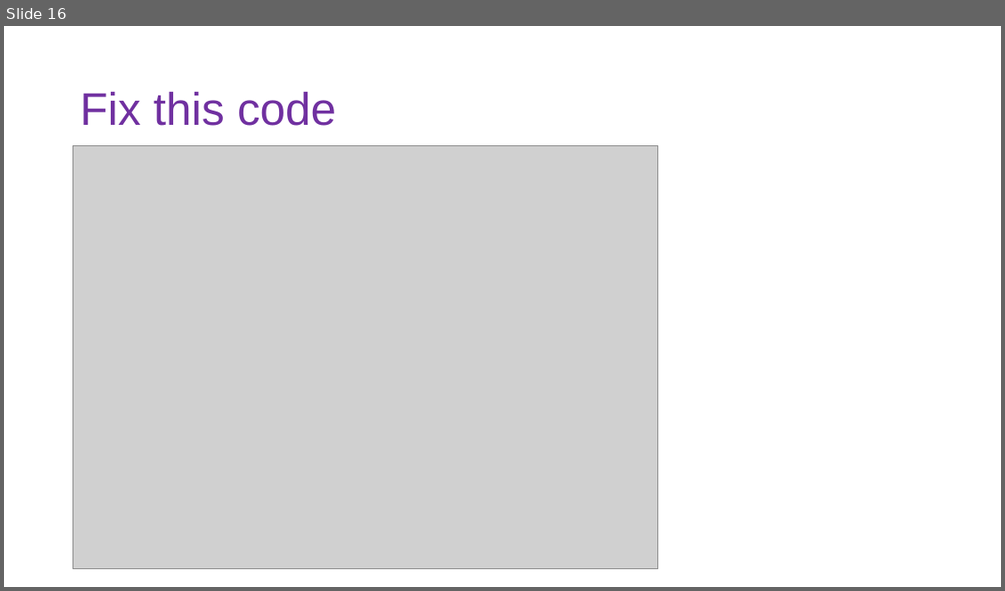
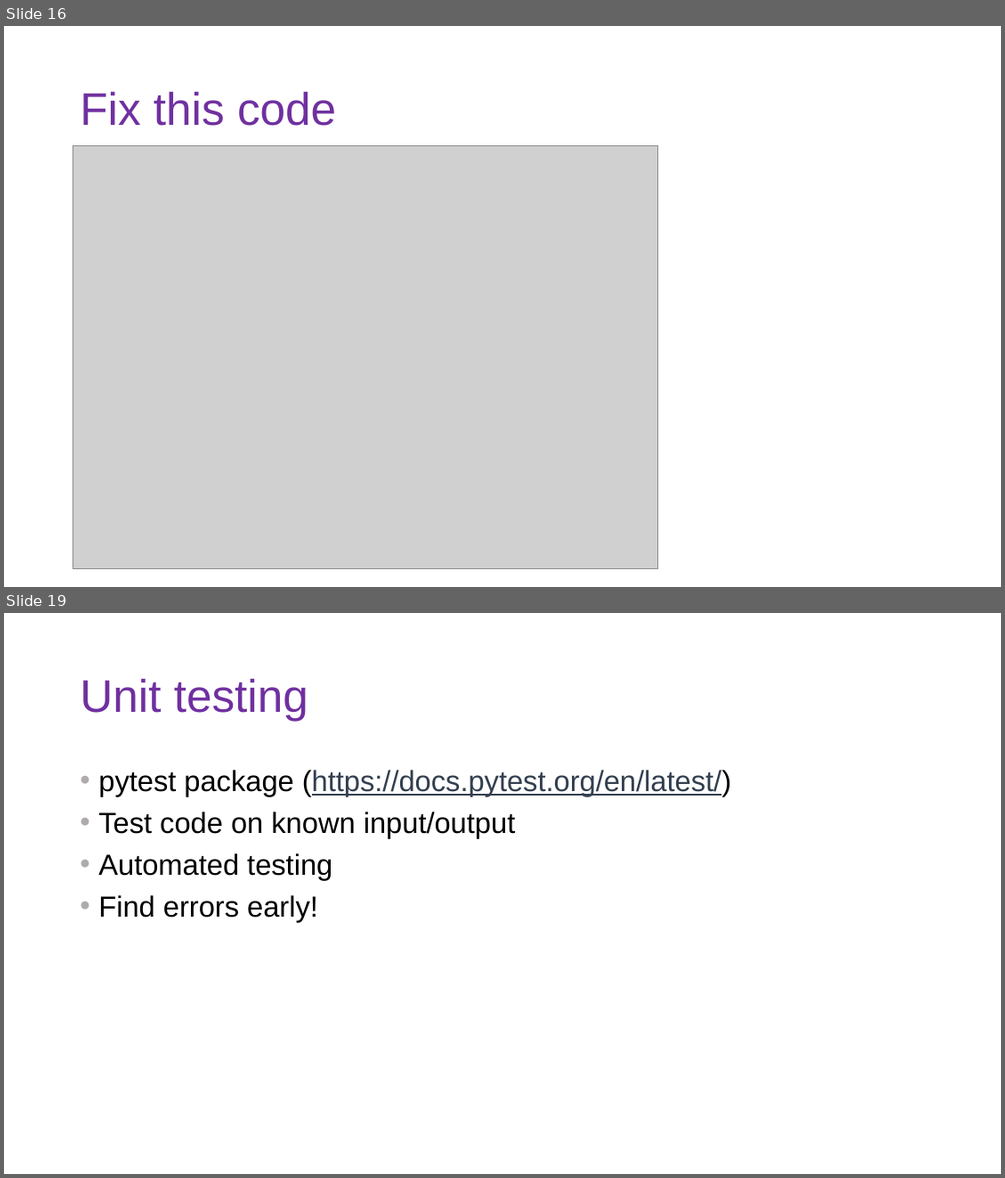
Before and after one commit to DoriMG/SN_python_course, a slide deck: lectures/3_coding_practices.pptx. Shown one above the other, each under a label of ours: slide 16 before the commit, slides 16 and 19 after it; the slides between them are not shown. The pictures are 1005x591 and 1005x1178 pixels, drawn with LibreOffice and Linux fonts; fonts in the diff are those of the drawing; grey boxes stand for pictures. Boxes give left, top, right and bottom in pixels: in the first picture for what was removed or moved away, otherwise in the second. Text is boxed around its words. In the diff, an @@ line names an element or a change of style, - is before the commit and + after.

```diff
--- a/lectures/3_coding_practices.pptx
+++ b/lectures/3_coding_practices.pptx
@@ slide 19 added at <box>4,613,1001,1174</box>, background #FFFFFF @@
@@ title added at <box>80,679,308,721</box>, 44 pt, text #7030A0 @@
+Unit testing
@@ text added at <box>98,770,731,921</box>, 28 pt, text #000000 @@
+• pytest package (https://docs.pytest.org/en/latest/)
+• Test code on known input/output
+• Automated testing
+• Find errors early!
```
Also in this commit, not shown: 11 other slides added, 40 other files.
